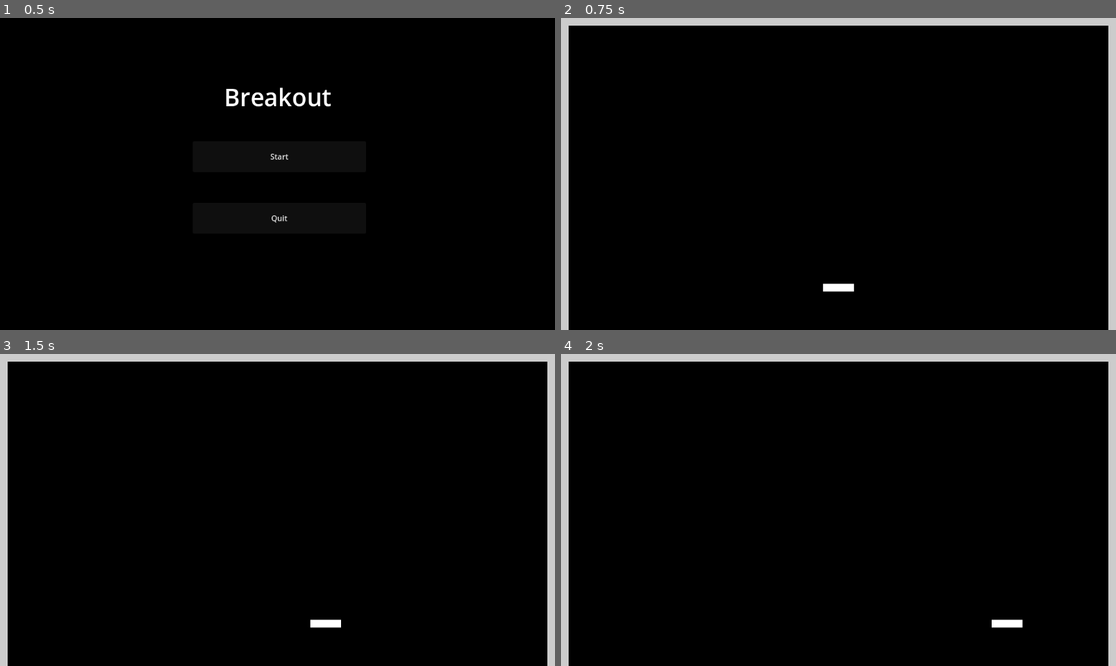
Above: before the commit, frames 1-4 (two rows, left to right).
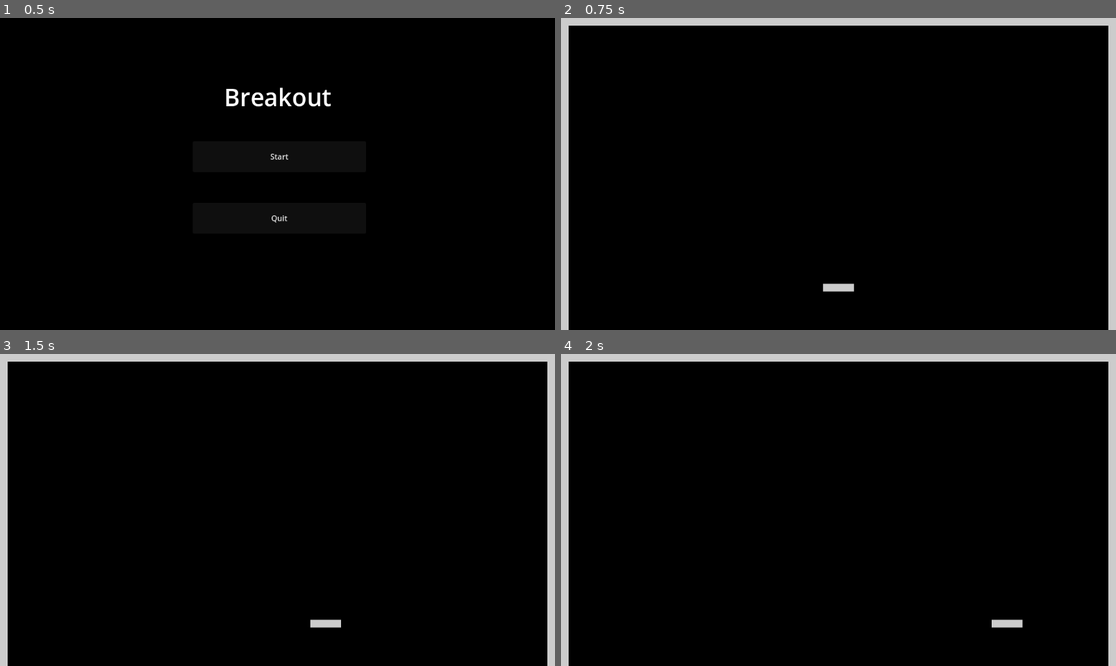
Above: after the commit, the same moments.

Repository: 5tupidmuffin/gd_breakout
Game: Godot game, scene res://scenes/menu/menu.tscn
Two runs of this game, one before a commit and one after it. Both use one fixed random seed, a clock stepped at 60 frames per second and the inputs below.
Inputs:
- Up to frame 1 (0.5 s): no input
- Up to frame 2 (0.75 s): click "Start" at 0.5 s
- Up to frame 3 (1.5 s): tap Enter at 1.25 s; hold Right (ui_right) from 1.28 s (still down)
- Up to frame 4 (2 s): keep holding Right (ui_right)

Frame 1 is identical in both runs. In frame 2, 0.1% of the frame differs, in the area x 47-53%, y 85-88%; in frame 3, 0.1%; in frame 4, 0.1%.

Commit message:
updated paddle color

Diff:
--- a/entities/paddle/paddle.tscn
+++ b/entities/paddle/paddle.tscn
@@ -21,6 +21,7 @@
 offset_bottom = 8.0
 grow_horizontal = 2
 grow_vertical = 2
+color = Color(0.8, 0.8, 0.8, 1)
 
 [node name="CollisionShape2D" type="CollisionShape2D" parent="."]
 shape = SubResource("RectangleShape2D_xedp8")
